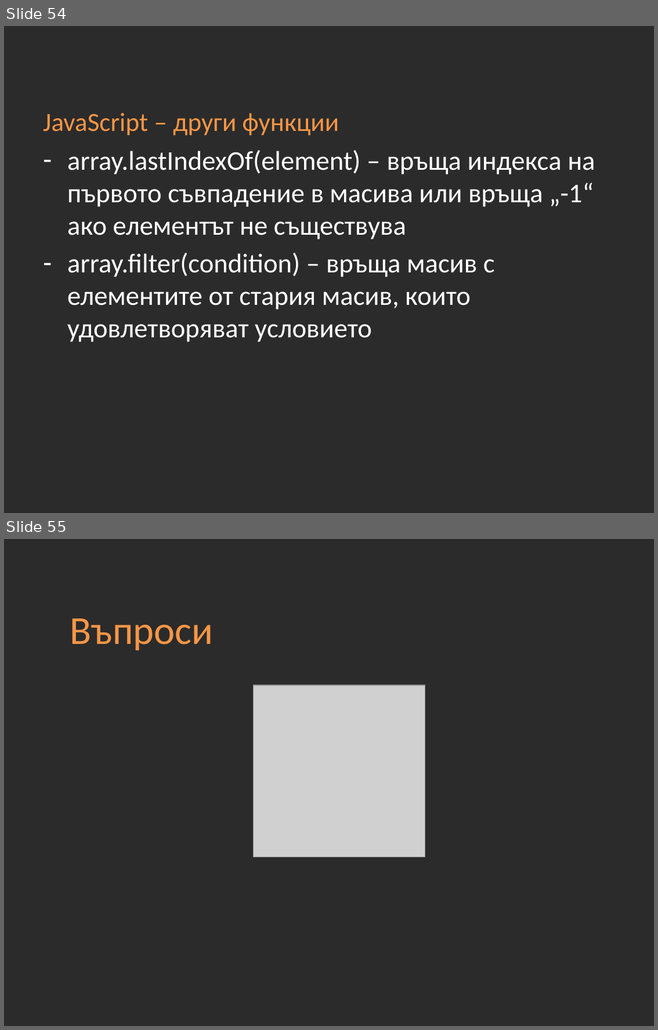
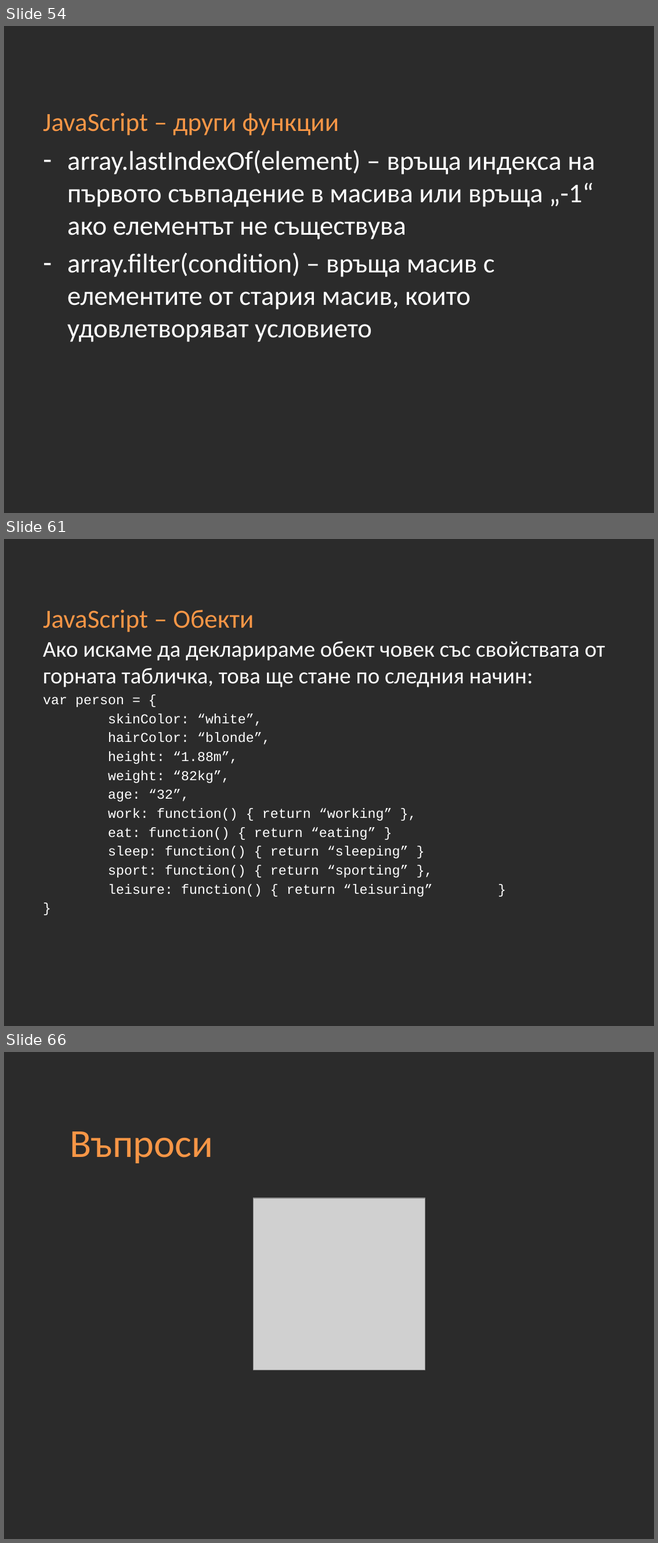
Before and after one commit to Academy-Soft-Intellect/Front-End-Course, a slide deck: 10-JavaScript-Basics.pptx. Shown one above the other, each under a label of ours: slides 54 and 55 before the commit, slides 54, 61 and 66 after it; the slides between them are not shown. The pictures are 658x1030 and 658x1543 pixels, drawn with LibreOffice and Linux fonts; fonts in the diff are those of the drawing; grey boxes stand for pictures; background and template pictures are left out; a plain dark background stands for a picture behind light text. Boxes give left, top, right and bottom in pixels: in the first picture for what was removed or moved away, otherwise in the second. Text is boxed around its words. In the diff, an @@ line names an element or a change of style, - is before the commit and + after.

```diff
--- a/10-JavaScript-Basics.pptx
+++ b/10-JavaScript-Basics.pptx
@@ slide 61 added at (x1=4, y1=539, x2=654, y2=1026), background picture (left out) @@
@@ title added at (x1=43, y1=610, x2=253, y2=632), 29 pt, text #F79646 @@
+JavaScript – Обекти
@@ text added at (x1=43, y1=641, x2=605, y2=897), 15 pt, text #FFFFFF @@
+Ако искаме да декларираме обект човек със свойствата от горната табличка, това ще стане по следния начин:
+var person = {
+skinColor: “white”,
+hairColor: “blonde”,
+height: “1.88m”,
+weight: “82kg”,
+age: “32”,
+work: function() { return “working” },
+eat: function() { return “eating” }
+sleep: function() { return “sleeping” }
+sport: function() { return “sporting” },
+leisure: function() { return “leisuring” }
+}
@@ what was slide 55 is now slide 66 @@
```
Also in this commit, not shown: 5 slides changed, 10 other slides added.
